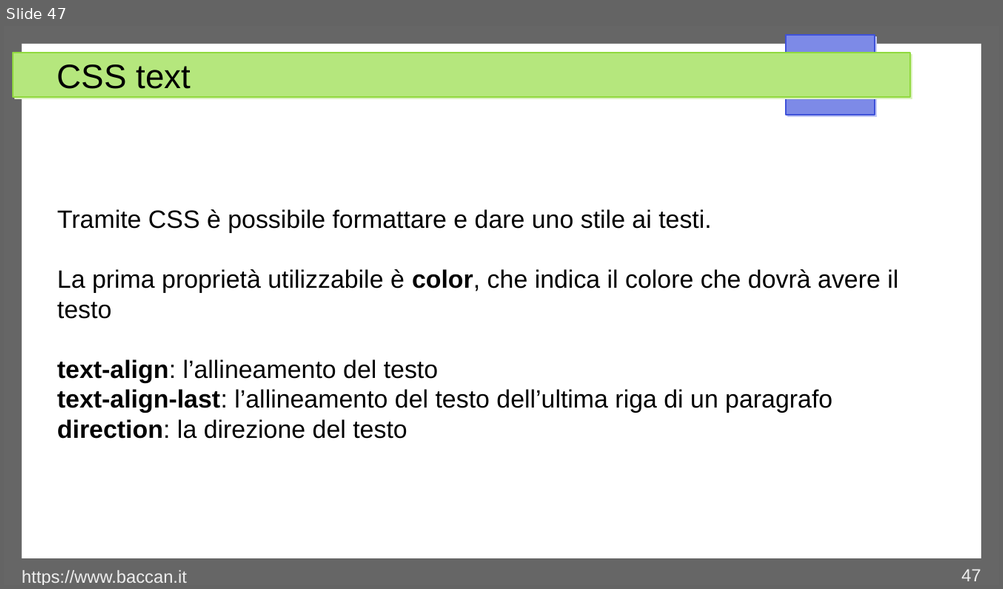
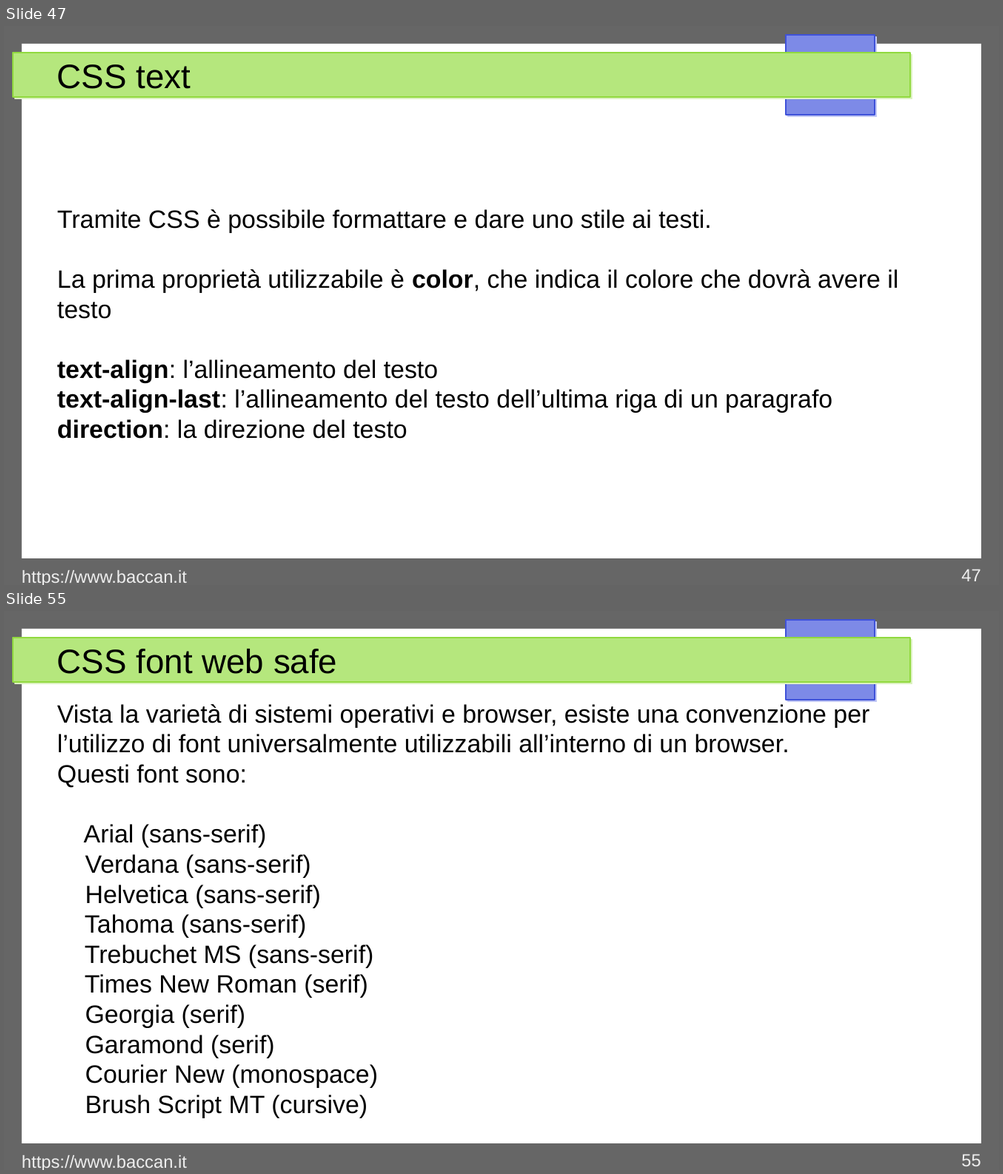
Before and after one commit to matteobaccan/CorsoCSS, a slide deck: Chapter_css.odp. Shown one above the other, each under a label of ours: slide 47 before the commit, slides 47 and 55 after it; the slides between them are not shown. The pictures are 1003x589 and 1003x1174 pixels, drawn with LibreOffice and Linux fonts; fonts in the diff are those of the drawing. Boxes give left, top, right and bottom in pixels: in the first picture for what was removed or moved away, otherwise in the second. Text is boxed around its words. In the diff, an @@ line names an element or a change of style, - is before the commit and + after.

Commit message:
Aggiornamento font

```diff
--- a/Chapter_css.odp
+++ b/Chapter_css.odp
@@ slide 55 added at <box>4,611,999,1170</box>, background #FFFFFF; not listed: 4 template elements that a slide beside it also shows @@
@@ title added at <box>57,649,337,674</box>, 27 pt, text #000000 @@
+CSS font web safe
@@ text added at <box>57,704,869,1119</box>, 20 pt, text #000000 @@
+Vista la varietà di sistemi operativi e browser, esiste una convenzione per l’utilizzo di font universalmente utilizzabili all’interno di un browser.
+Questi font sono:
+Arial (sans-serif)
+Verdana (sans-serif)
+Helvetica (sans-serif)
+Tahoma (sans-serif)
+Trebuchet MS (sans-serif)
+Times New Roman (serif)
+Georgia (serif)
+Garamond (serif)
+Courier New (monospace)
+Brush Script MT (cursive)
@@ text added at <box>22,1156,187,1170</box>, 14 pt, text #EEEEEE @@
+https://www.baccan.it
@@ page number added at <box>961,1154,980,1167</box>, 14 pt, text #EEEEEE @@
+55
```
Also in this commit, not shown: 1 slide changed, 9 other slides added, 6 other files.
